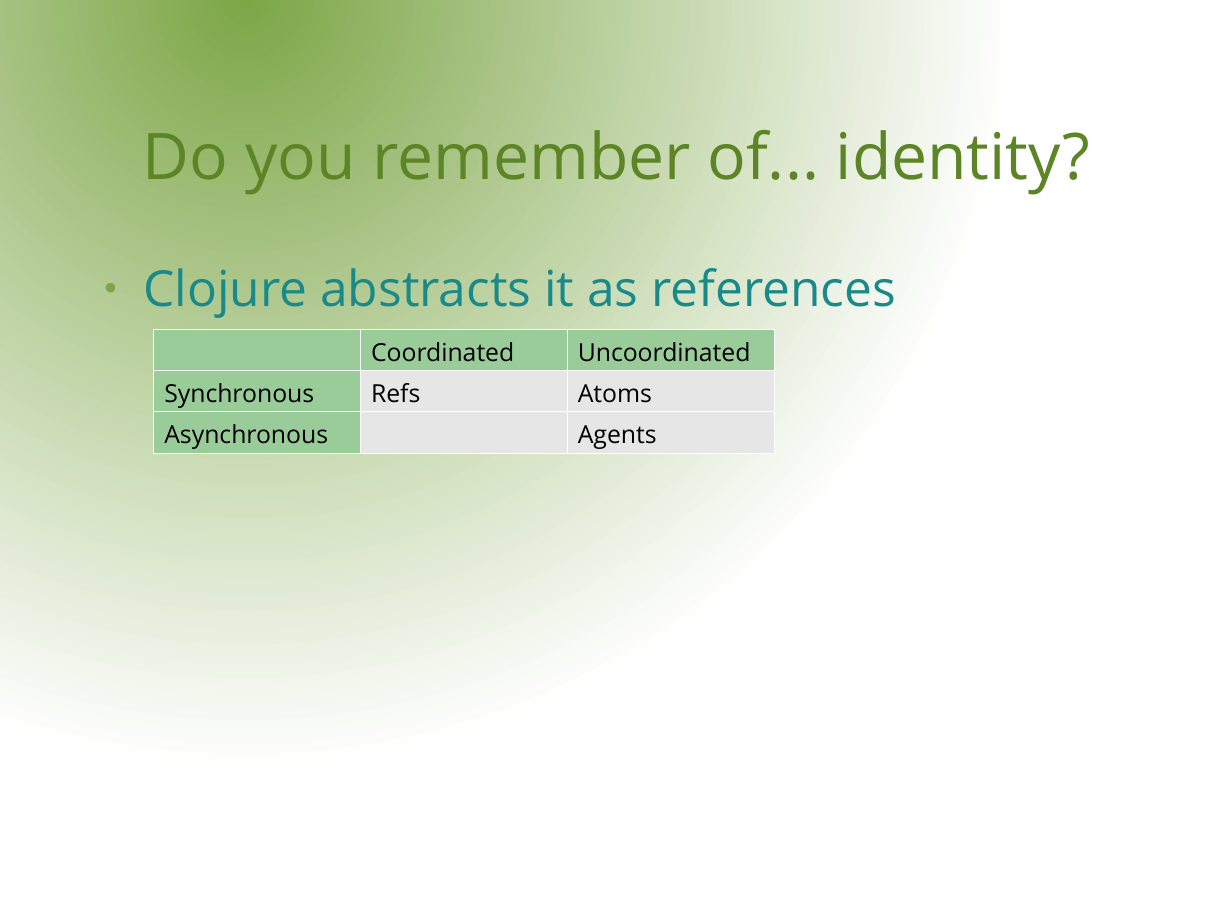
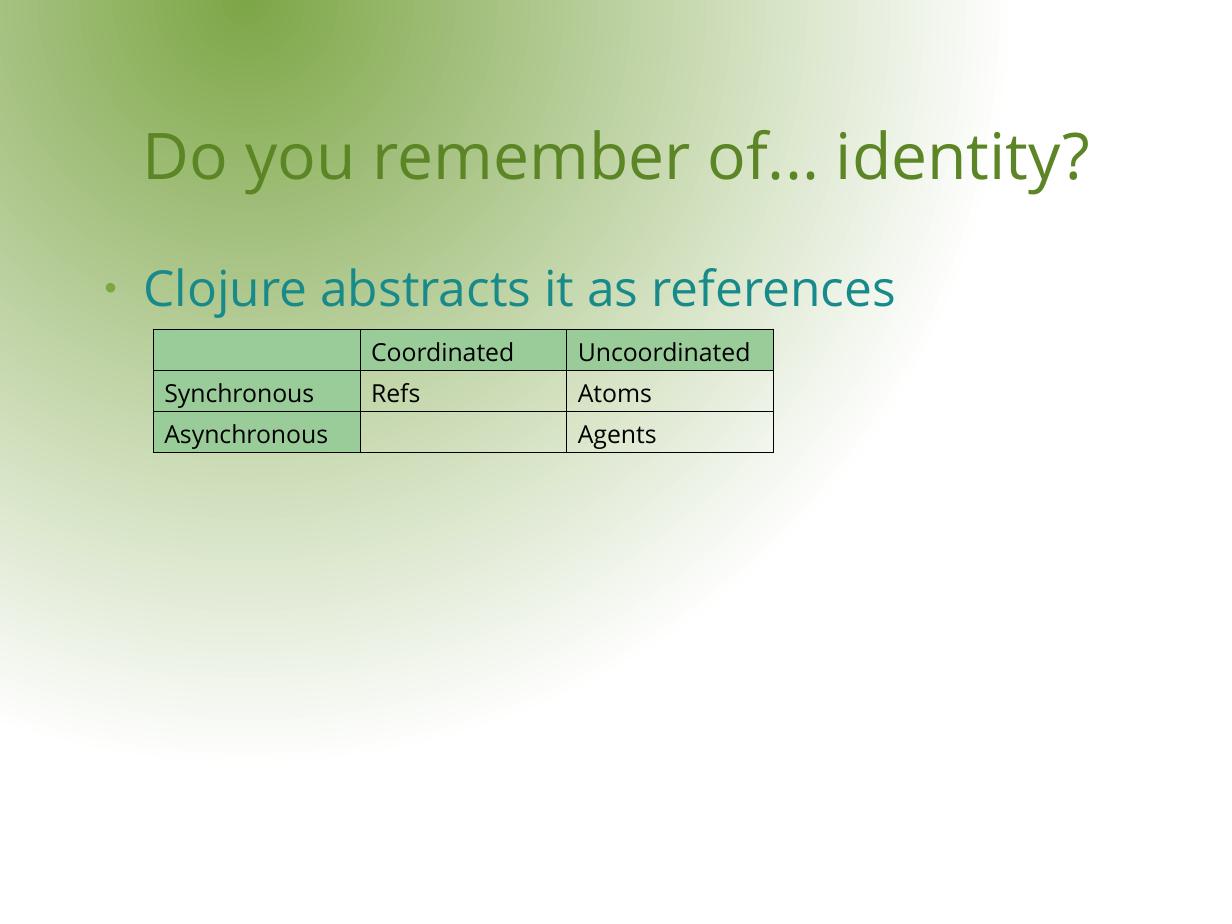
Before and after one commit to rssole/voxxed, a slide deck: slide 11 of resources/presentation/VoxxedDays.odp. Drawn at 1232x924 pixels with LibreOffice and Linux fonts; fonts in the diff are those of the drawing; background and template pictures are left out. Boxes give left, top, right and bottom in pixels: in the first picture for what was removed or moved away, otherwise in the second. Text is boxed around its words. In the diff, an @@ line names an element or a change of style, - is before the commit and + after.

```diff
--- a/resources/presentation/VoxxedDays.odp
+++ b/resources/presentation/VoxxedDays.odp
@@ table at (x1=153, y1=329, x2=774, y2=464) @@
@@ fill #E6E6E6 to none in 3 cells @@
@@ borders changed @@
```
Also in this commit, not shown: 6 slides added, 1 other file.
